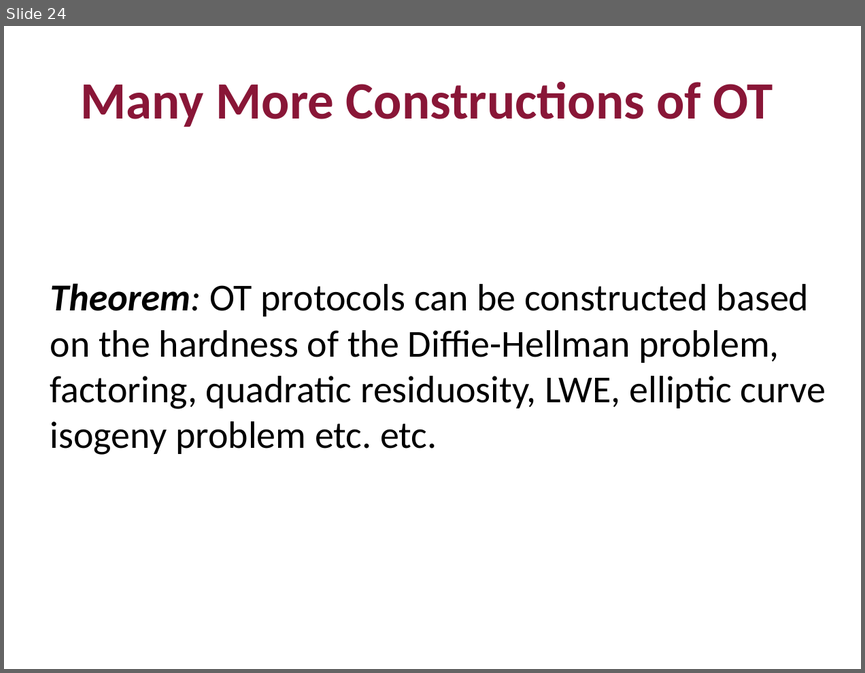
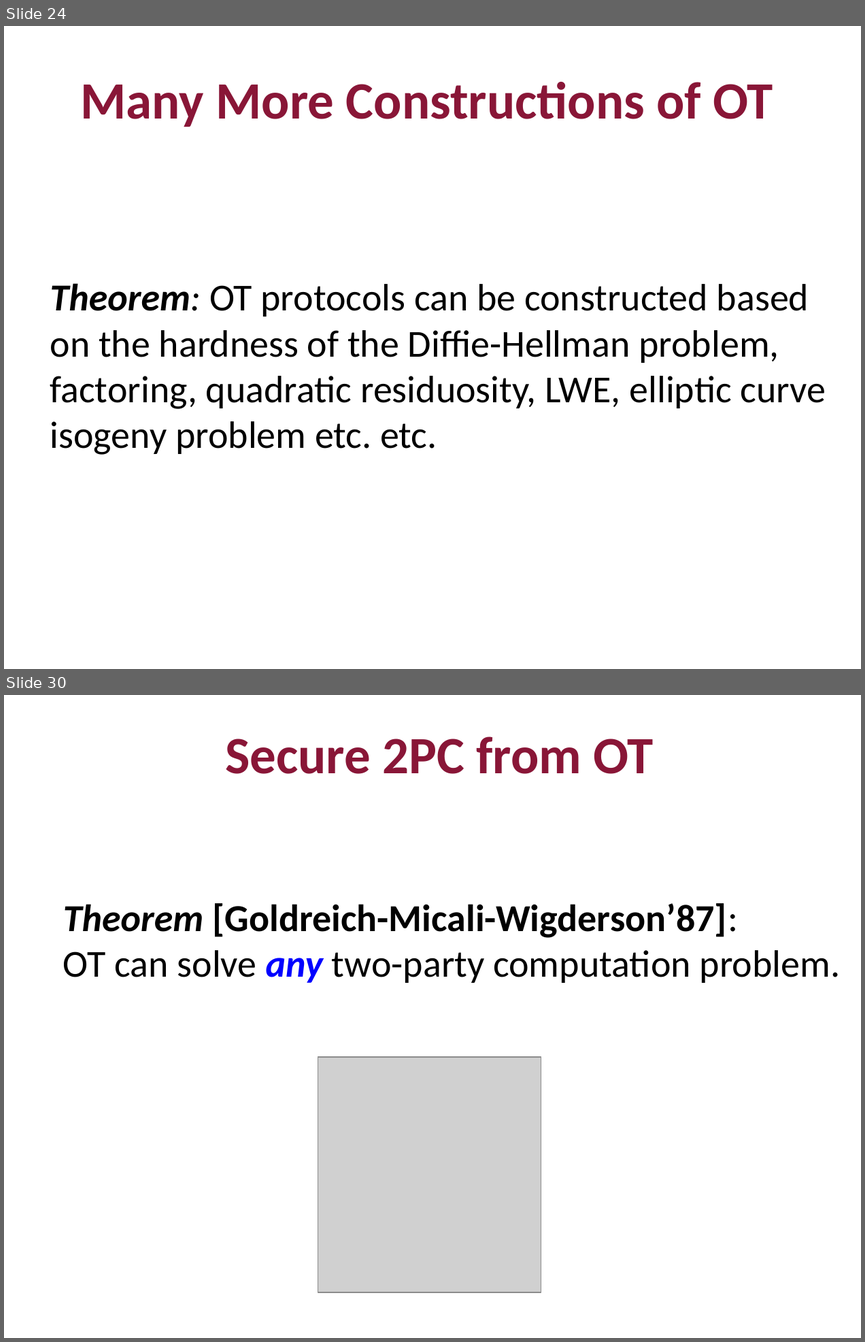
Before and after one commit to mit6875/mit6875.github.io, a slide deck: FA22SLIDES/lec21.pptx. Shown one above the other, each under a label of ours: slide 24 before the commit, slides 24 and 30 after it; the slides between them are not shown. The pictures are 865x673 and 865x1342 pixels, drawn with LibreOffice and Linux fonts; fonts in the diff are those of the drawing; grey boxes stand for pictures. Boxes give left, top, right and bottom in pixels: in the first picture for what was removed or moved away, otherwise in the second. Text is boxed around its words. In the diff, an @@ line names an element or a change of style, - is before the commit and + after.

```diff
--- a/FA22SLIDES/lec21.pptx
+++ b/FA22SLIDES/lec21.pptx
@@ slide 30 added at (4, 695, 861, 1338), background #FFFFFF @@
@@ title added at (225, 736, 653, 774), 44 pt, text #891637, bold @@
+Secure 2PC from OT
@@ text added at (63, 903, 840, 983), 32 pt, text #000000, bold @@
+Theorem [Goldreich-Micali-Wigderson’87]:
+OT can solve any two-party computation problem.
@@ picture added at (317, 1057, 541, 1292) @@
```
Also in this commit, not shown: 1 slide changed, 13 other slides added, 10 slides removed, 1 other file.
